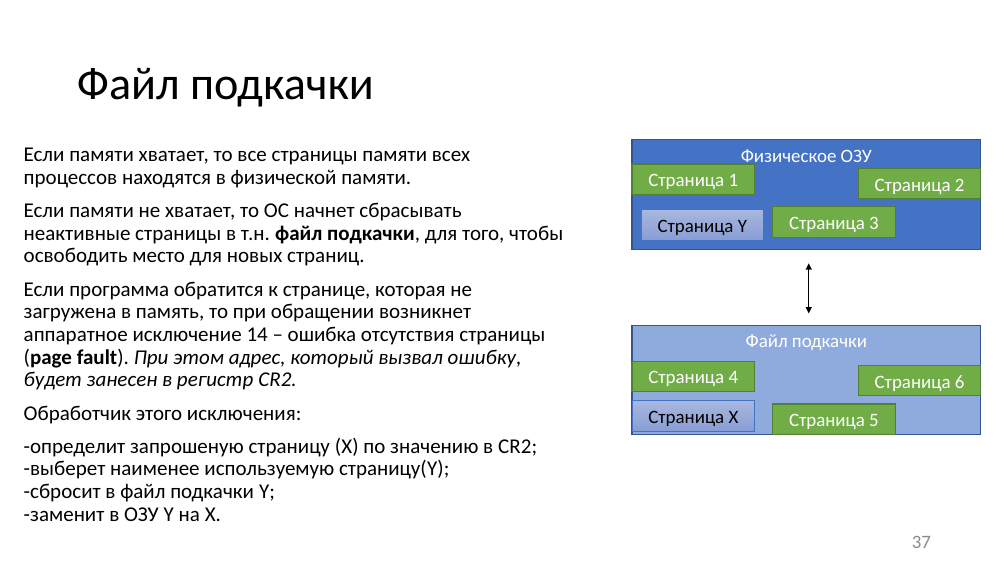
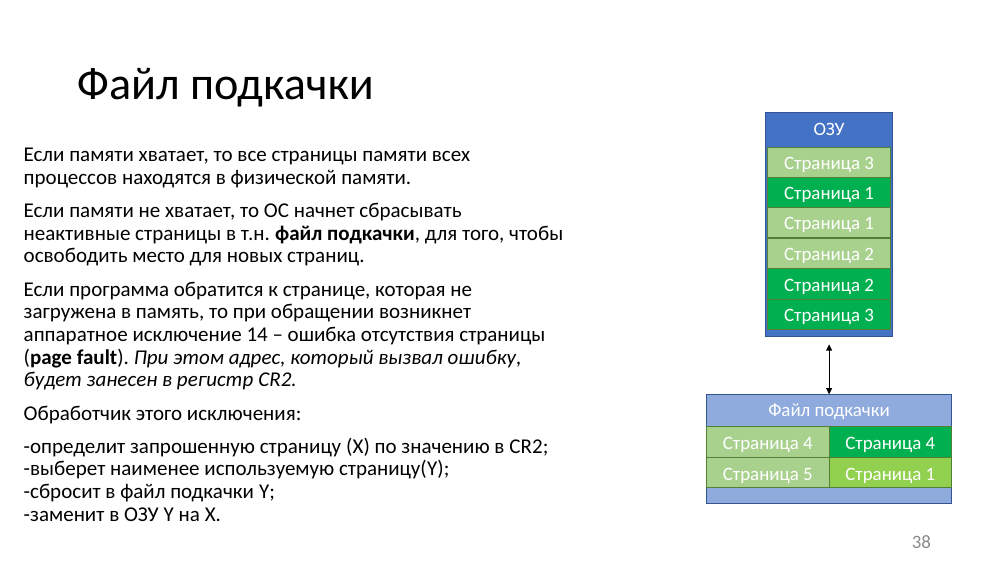
Before and after one commit to itsecd/low-level-programming, a slide deck: slide 38 of Lectures/8.IO_and_execution_modes/Lecture8.pptx (slide 37 before the commit). Drawn at 1008x567 pixels with LibreOffice and Linux fonts; fonts in the diff are those of the drawing. Boxes give left, top, right and bottom in pixels: in the first picture for what was removed or moved away, otherwise in the second. Text is boxed around its words. In the diff, an @@ line names an element or a change of style, - is before the commit and + after.

```diff
--- a/Lectures/8.IO_and_execution_modes/Lecture8.pptx
+++ b/Lectures/8.IO_and_execution_modes/Lecture8.pptx
@@ rectangle "ОЗУ": place and size @@
-rectangle "ОЗУ" at <box>632,140,981,250</box>
+rectangle "ОЗУ" at <box>766,113,892,337</box>
@@ rectangle "Страница 3": place and size @@
-rectangle "Страница 3" at <box>773,207,895,237</box>
+rectangle "Страница 3" at <box>768,147,891,178</box>
@@ text in rectangle at <box>814,122,845,135</box>: text changed @@
-Физическое ОЗУ
+ОЗУ
@@ rectangle "Страница 1": place and size @@
-rectangle "Страница 1" at <box>632,164,755,194</box>
+rectangle "Страница 1" at <box>768,177,891,207</box>
@@ rectangle "Страница 1" at <box>768,177,891,207</box>: fill #70AD47 to #00B050 @@
@@ rectangle "Страница 1": place and size @@
-rectangle "Страница 1" at <box>641,209,764,240</box>
+rectangle "Страница 1" at <box>768,207,891,237</box>
@@ rectangle "Страница 1" at <box>768,207,891,237</box>: fill gradient #A8B7DF to #9AABD9 to #889ED7 to #A9D18E; outline #4472C4 0.5 pt to #538035 1 pt @@
@@ fill #70AD47 to #A9D18E in 4 elements at <box>707,457,830,488</box>, <box>707,427,830,457</box>, <box>768,147,891,178</box>, <box>768,238,891,268</box> @@
@@ rectangle "Страница 2": place and size @@
-rectangle "Страница 2" at <box>858,169,981,199</box>
+rectangle "Страница 2" at <box>768,238,891,268</box>
@@ text in rectangle at <box>784,217,874,232</box>: text changed; text colour #000000 to #FFFFFF @@
-Страница Y
+Страница 1
@@ rectangle added at <box>768,268,891,299</box>, fill #00B050, outline #538035 1 pt, 18 pt, text #FFFFFF @@
+Страница 2
@@ rectangle added at <box>768,299,891,330</box>, fill #00B050, outline #538035 1 pt, 18 pt, text #FFFFFF @@
+Страница 3
@@ double arrow moved from (809, 263) - (809, 314) to (830, 344) - (830, 395) @@
@@ rectangle removed at <box>632,401,755,431</box> @@
-Страница X
@@ rectangle "Файл подкачки": place and size @@
-rectangle "Файл подкачки" at <box>632,325,981,435</box>
+rectangle "Файл подкачки" at <box>707,395,952,504</box>
@@ text at <box>24,438,548,521</box>: text changed @@
--определит запрошеную страницу (X) по значению в CR2;
--выберет наименее используемую страницу(Y);
--сбросит в файл подкачки Y;
--заменит в ОЗУ Y на X.
+-определит запрошенную страницу (X) по значению в CR2;
+-выберет наименее используемую страницу(Y);
+-сбросит в файл подкачки Y;
+-заменит в ОЗУ Y на X.
@@ rectangle "Страница 4": place and size @@
-rectangle "Страница 4" at <box>632,361,755,392</box>
+rectangle "Страница 4" at <box>707,427,830,457</box>
@@ rectangle "Страница 4" at <box>830,427,952,457</box>: fill #70AD47 to #00B050 @@
@@ rectangle "Страница 4": place and size @@
-rectangle "Страница 4" at <box>858,365,981,395</box>
+rectangle "Страница 4" at <box>830,427,952,457</box>
@@ text in rectangle at <box>845,436,936,452</box>: text changed @@
-Страница 6
+Страница 4
@@ rectangle "Страница 5": place and size @@
-rectangle "Страница 5" at <box>773,404,895,434</box>
+rectangle "Страница 5" at <box>707,457,830,488</box>
@@ rectangle added at <box>830,457,952,488</box>, fill #92D050, outline #538035 1 pt, 18 pt, text #FFFFFF @@
+Страница 1
@@ page number at <box>912,535,931,548</box>: text changed @@
-37
+38
```
Also in this commit, not shown: 29 other slides changed, 1 slide added, 11 other files.
